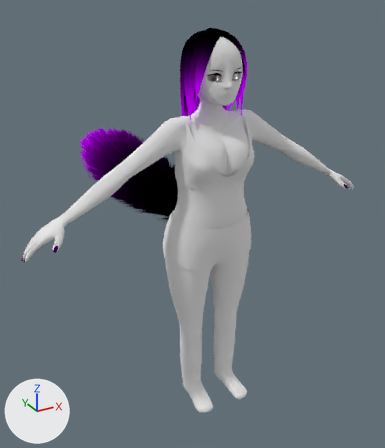
An edit to the Blender file Assets/Blend Files/Rawr Vibes.blend, drawn before and after from the same camera.
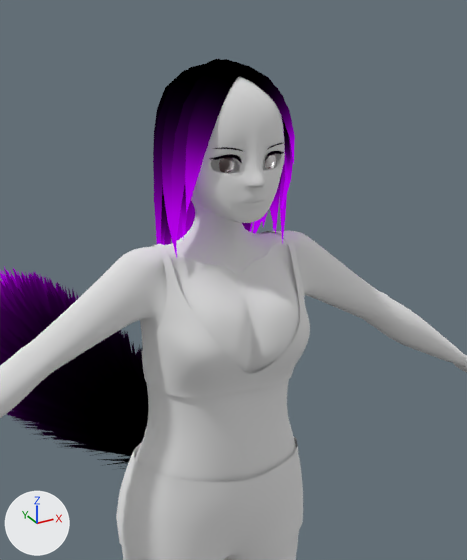
Old and new are each drawn whole from a camera (50 mm lens) standing at (-1.2, -2.0, 1.98) and looking at (0.21, 0.55, 0.71) and again close up on the part from 28% to 85% of the width and 0% to 59% of the height. Lighting does not change. The marker at lower left points along +X, +Y and +Z.

In view in the first close-up: 'Body', 'Hair Path', 'Head', 'Shorts', 'Tail Spiky Mesh', 'Triangle Bra'.
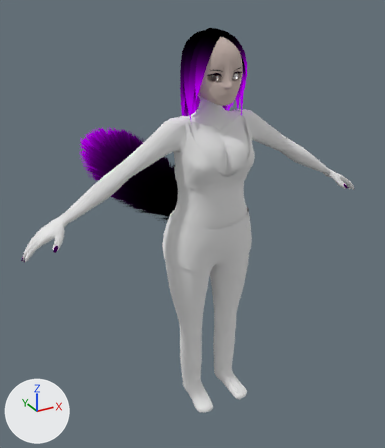
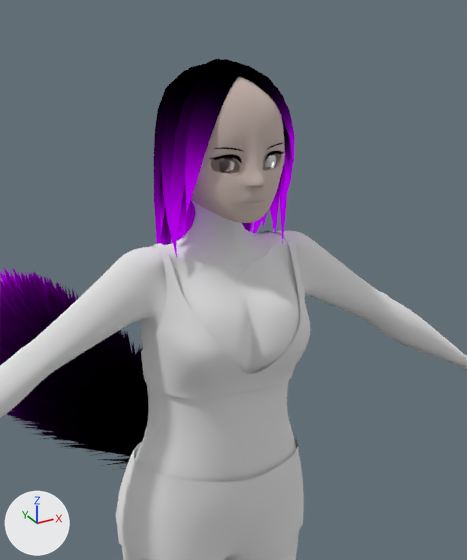
What differs and where, as boxes (x1, y1, x2, y2) in the close-ups (467 x 560 px):
'Hair Path', reshaped: before (153, 59, 295, 258); after (154, 59, 295, 258)
'Head', surface changed: (191, 77, 285, 223) in both

Edits to the bpy script that builds the scene:
```text
Add img_small_face:
    img_small_face = load_image('Small Face', '../Textures/Small Face.png', 512, 512, 'sRGB')
Change mat_face:
    remove # nodes: BsdfDiffuse, OutputMaterial
    nodes: AmbientOcclusion, BsdfDiffuse, Mix, OutputMaterial, TexImage
    uses the picture img_small_face
Change cu_nurbspath:
    where _sp = cu_nurbspath.splines.new('NURBS'); _sp.points.add(5)
    remove _sp.points.foreach_set('co', [0.000946, -0.00776, 1.823, 1.0, -0.0625, -0.0036, 1.814, 1.0, -0.123, -0.00854, 1.769, 1.0, -0.134, -0.0158, 1.673, 1.0, -0.132, -0.0201, 1.563, 1.0, -0.134, -0.0584, 1.473, 1.0])
    add _sp.points.foreach_set('co', [0.000946, -0.00776, 1.823, 1.0, -0.0625, -0.0036, 1.814, 1.0, -0.123, -0.00854, 1.763, 1.0, -0.136, -0.0167, 1.674, 1.0, -0.132, -0.0201, 1.563, 1.0, -0.134, -0.0584, 1.473, 1.0])
    where _sp = cu_nurbspath.splines.new('NURBS'); _sp.points.add(5)
    remove _sp.points.foreach_set('co', [-0.00448, 0.0164, 1.817, 1.0, -0.07, 0.0665, 1.812, 1.0, -0.101, 0.0978, 1.737, 1.0, -0.0893, 0.0958, 1.627, 1.0, -0.0845, 0.103, 1.514, 1.0, -0.0768, 0.106, 1.4, 1.0])
    add _sp.points.foreach_set('co', [-0.00448, 0.0164, 1.817, 1.0, -0.07, 0.0665, 1.812, 1.0, -0.0987, 0.0945, 1.736, 1.0, -0.0893, 0.0958, 1.627, 1.0, -0.0845, 0.103, 1.514, 1.0, -0.0768, 0.106, 1.4, 1.0])
    add _sp = cu_nurbspath.splines.new('NURBS'); _sp.points.add(2)
    add _sp.points.foreach_set('co', [-0.0966, 0.0228, 1.717, 1.0, -0.114, 0.0292, 1.614, 1.0, -0.111, 0.0519, 1.501, 1.0])
    add _sp.points.foreach_set('radius', [0.728, 0.732, 0.0])
    add _sp.points.foreach_set('tilt', [0.184, 0.2, 0.2])
    add _sp.order_u = 2
    add _sp.order_v = 0
    add _sp.resolution_u = 2
    add _sp.use_endpoint_u = True
    add _sp = cu_nurbspath.splines.new('NURBS'); _sp.points.add(2)
    add _sp.points.foreach_set('co', [-0.103, 0.00802, 1.718, 1.0, -0.117, 0.00885, 1.614, 1.0, -0.113, -0.0091, 1.499, 1.0])
    add _sp.points.foreach_set('radius', [0.728, 0.732, 0.0])
    add _sp.points.foreach_set('tilt', [-0.0872, -0.0706, -0.0706])
    add _sp.order_u = 2
    add _sp.order_v = 0
    add _sp.resolution_u = 2
    add _sp.use_endpoint_u = True
```
